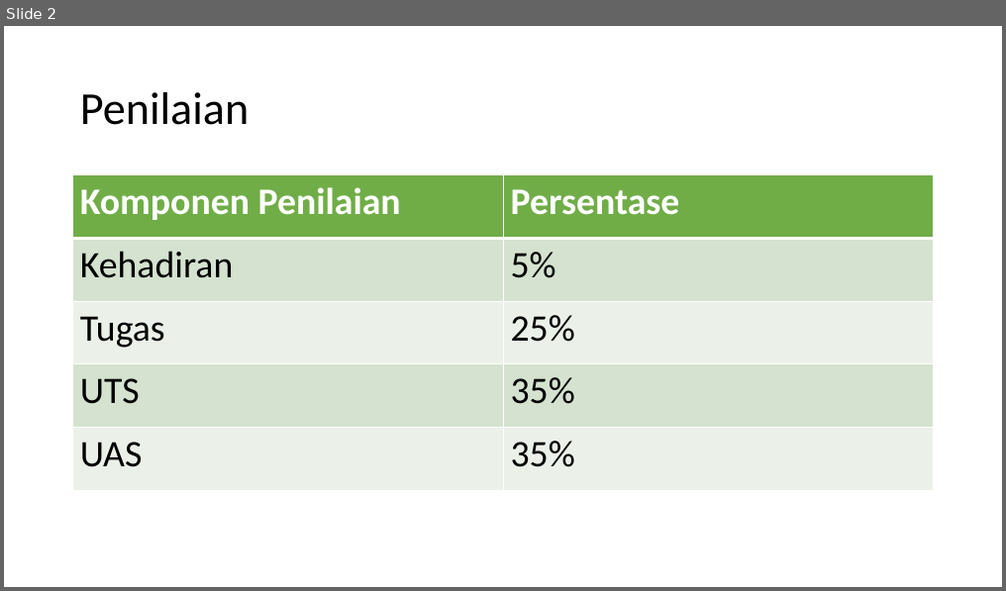
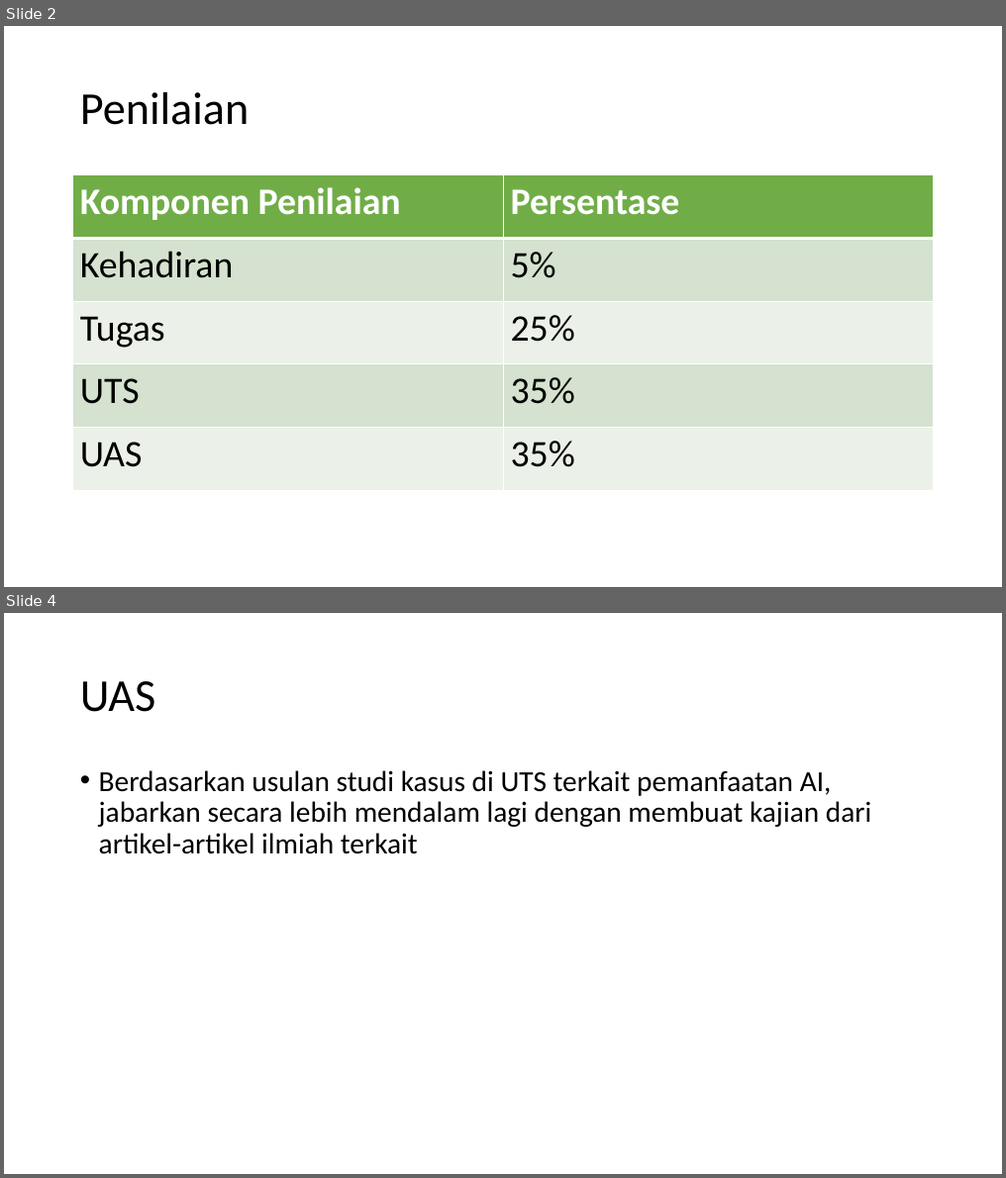
Before and after one commit to ksatria/MK-Artificial-Intelligence-1, a slide deck: PPT/Materi Perkuliahan Artificial Intelligence 1.pptx. Shown one above the other, each under a label of ours: slide 2 before the commit, slides 2 and 4 after it; the slides between them are not shown. The pictures are 1006x591 and 1006x1178 pixels, drawn with LibreOffice and Linux fonts; fonts in the diff are those of the drawing. Boxes give left, top, right and bottom in pixels: in the first picture for what was removed or moved away, otherwise in the second. Text is boxed around its words. In the diff, an @@ line names an element or a change of style, - is before the commit and + after.

```diff
--- a/PPT/Materi Perkuliahan Artificial Intelligence 1.pptx
+++ b/PPT/Materi Perkuliahan Artificial Intelligence 1.pptx
@@ slide 4 added at [4,613,1002,1174], background #FFFFFF @@
@@ title added at [80,681,156,712], 44 pt, text #000000 @@
+UAS
@@ text added at [99,770,871,855], 28 pt, text #000000 @@
+• Berdasarkan usulan studi kasus di UTS terkait pemanfaatan AI, jabarkan secara lebih mendalam lagi dengan membuat kajian dari artikel-artikel ilmiah terkait
```
Also in this commit, not shown: 1 other slide added, 3 other files.
